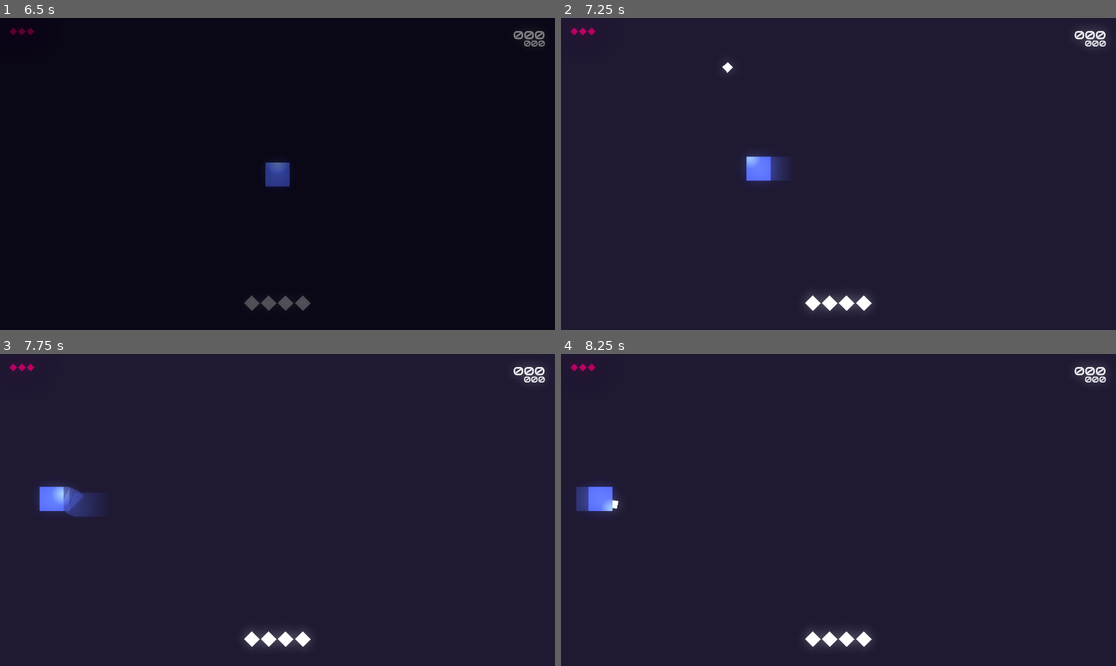
Above: before the commit, frames 1-4 (two rows, left to right).
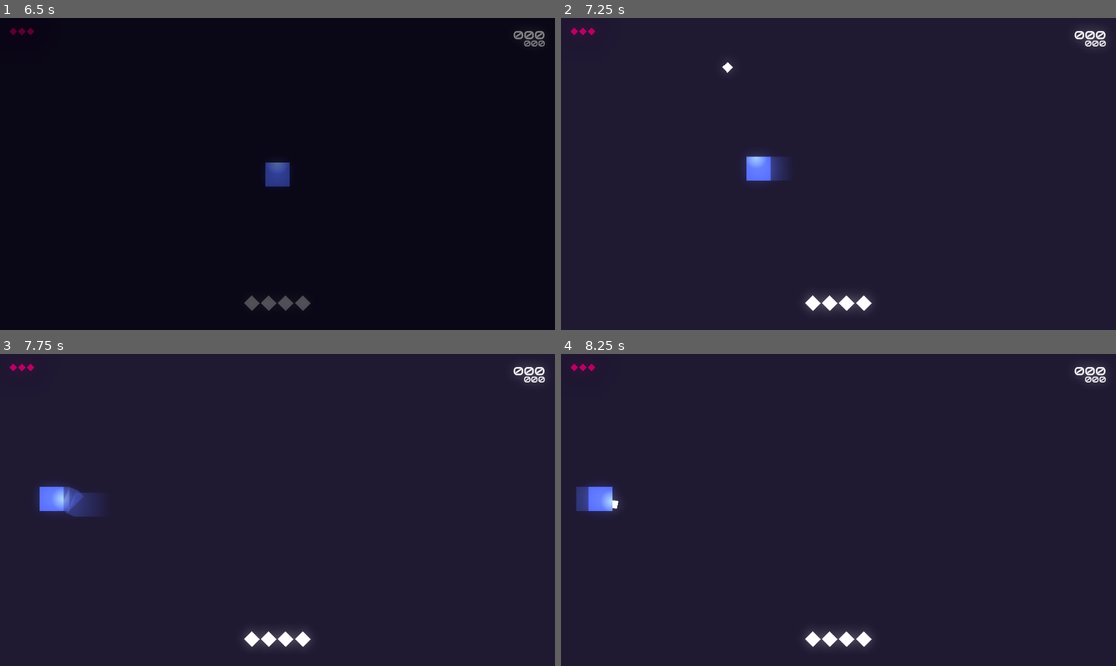
Above: after the commit, the same moments.

Repository: matheusmondenez/my-first-platform-game
Game: Godot game, scene res://wave_shooter/ui/main_menu.tscn
Two runs of this game, one before a commit and one after it. Both use one fixed random seed, a clock stepped at 60 frames per second and the inputs below.
Inputs (mouse positions are in pixels of both pictures, inside the frame that each line leads up to):
- Up to frame 1 (6.5 s): click "START" at 0.5 s; tap Enter at 1.25, 4.25 s; move the mouse to (399, 158) at 1.27 s; hold D (right) 1.28-2.78 s; tap Space (dash) at 1.35, 2.85, 3.5, 4.35, 5, 5.85 s; tap W (up) at 1.52, 2.27, 3.77, 4.52, 5.27 s; move the mouse to (166, 189) at 2.02 s; click (166, 189) at 2.1 s; move the mouse to (333, 105) at 2.77 s; hold A (left) 2.78-3.53 s; move the mouse to (249, 236) at 3.52 s; hold D (right) 3.53-5.03 s; click (249, 236) at 3.6 s; move the mouse to (444, 220) at 4.27 s; move the mouse to (111, 127) at 5.02 s; hold A (left) 5.03-5.78 s; click (111, 127) at 5.1 s; move the mouse to (305, 174) at 5.77 s; hold D (right) from 5.78 s (still down)
- Up to frame 2 (7.25 s): tap Enter at 6.5 s; move the mouse to (755, 96) at 6.52 s; release D (right) at 6.53 s; hold A (left) from 6.53 s (still down); click (755, 96) at 6.6 s; tap W (up) at 6.77 s
- Up to frame 3 (7.75 s): keep holding A (left); move the mouse to (399, 494) at 7.27 s; tap Space (dash) at 7.35 s; tap W (up) at 7.52 s
- Up to frame 4 (8.25 s): move the mouse to (727, 525) at 8.02 s; release A (left) at 8.03 s; hold D (right) from 8.03 s (still down); click (727, 525) at 8.1 s

Frame 1 is identical in both runs. In frame 2, less than 0.1% of the frame differs, in the area x 33-37%, y 44-48%; in frame 3, less than 0.1%, in the area x 9-13%, y 42-50%; in frame 4, less than 0.1%.

Commit message:
improves inner spotlight handling

Diff:
--- a/wave_shooter/entities/player/player.gd
+++ b/wave_shooter/entities/player/player.gd
@@ -32,19 +32,12 @@
 #region _process
 func _process(delta: float) -> void:
 	if not is_dead:
+		handle_spotlight(delta)
 		move(delta)
 	if Input.is_action_pressed("shoot") and Global.parent_node_creation and is_loaded and not is_dead:
 		shot()
 	if Input.is_action_just_pressed("dash"):
 		dash(delta)
-	# Inner Light
-	var spotlight: PointLight2D = $PointLight2D
-	var clamp_range = 25
-	var mouse_global: Vector2 = get_global_mouse_position()
-	var mouse_local: Vector2 = to_local(mouse_global)
-	mouse_local.x = clamp(mouse_local.x, -clamp_range, clamp_range)
-	mouse_local.y = clamp(mouse_local.y, -clamp_range, clamp_range)
-	spotlight.position = spotlight.position.lerp(mouse_local, 10 * delta)
 #endregion
 
 func _exit_tree() -> void:
@@ -94,6 +87,20 @@
 	create_tween().tween_property(self, "global_position", global_position + force * direction, 0.3)
 	#global_position += force * direction
 
+func handle_spotlight(delta) -> void:
+	var spotlight: PointLight2D = $PointLight2D
+	var clamp_range = 25
+	var mouse_global: Vector2 = get_global_mouse_position()
+	var mouse_local: Vector2 = to_local(mouse_global)
+	var edge_position = Vector2.ZERO
+	if mouse_local == Vector2.ZERO:
+		spotlight.position = Vector2(clamp_range, 0)
+		edge_position = Vector2(clamp_range, 0)
+	else:
+		var max_component = max(abs(mouse_local.x), abs(mouse_local.y))
+		edge_position = mouse_local * (clamp_range / max_component)
+		spotlight.position = spotlight.position.lerp(edge_position, 10 * delta)
+
 func die() -> void:
 	$Area2D.monitoring = false
 	$Area2D.monitorable = false
